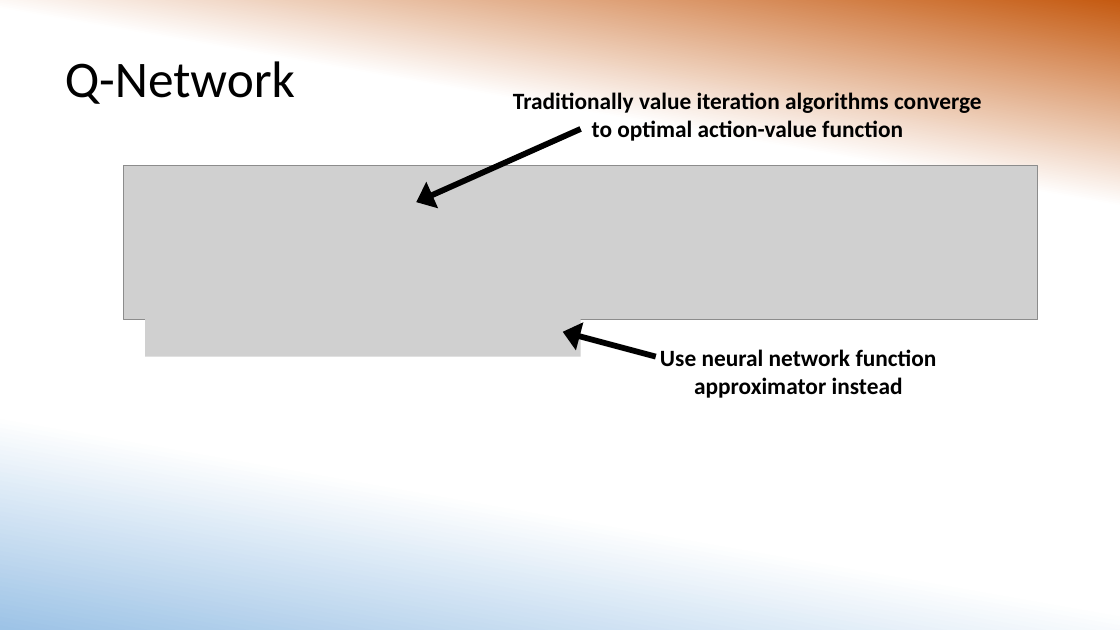
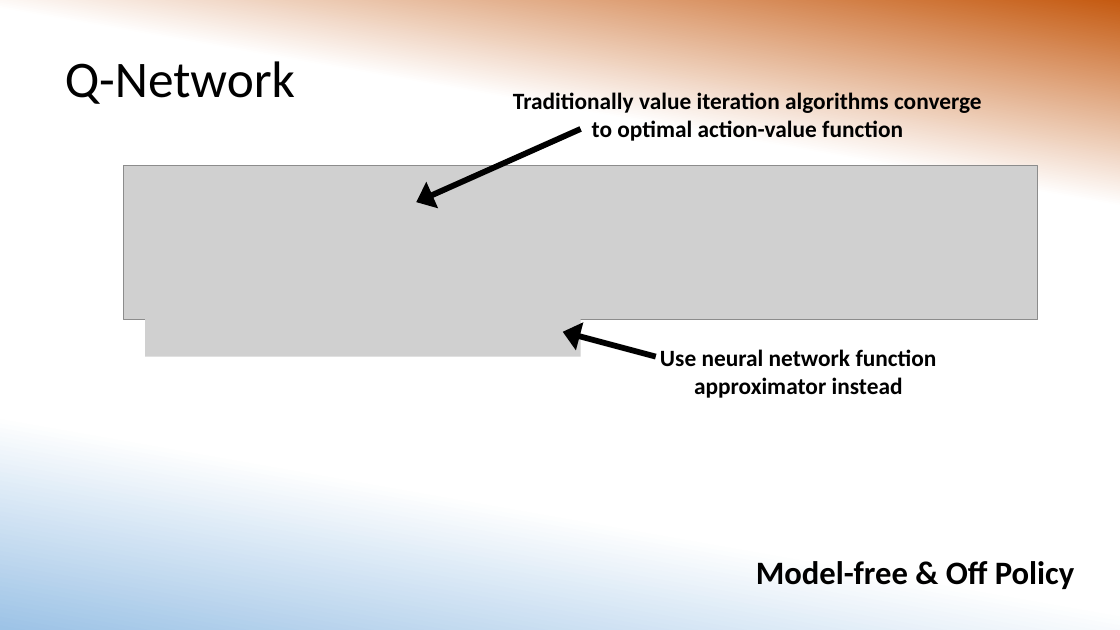
Before and after one commit to MorganMWJ/sem1020-paper-presentations, a slide deck: slide 5 of DQN/dqn_slides.pptx. Drawn at 1120x630 pixels with LibreOffice and Linux fonts; fonts in the diff are those of the drawing; grey boxes stand for pictures. Boxes give left, top, right and bottom in pixels: in the first picture for what was removed or moved away, otherwise in the second. Text is boxed around its words. In the diff, an @@ line names an element or a change of style, - is before the commit and + after.

```diff
--- a/DQN/dqn_slides.pptx
+++ b/DQN/dqn_slides.pptx
@@ text added at (756,561,1074,589), 28 pt, text #000000, bold @@
+Model-free & Off Policy
```
Also in this commit, not shown: 3 other slides changed, 2 slides added, 4 other files.
